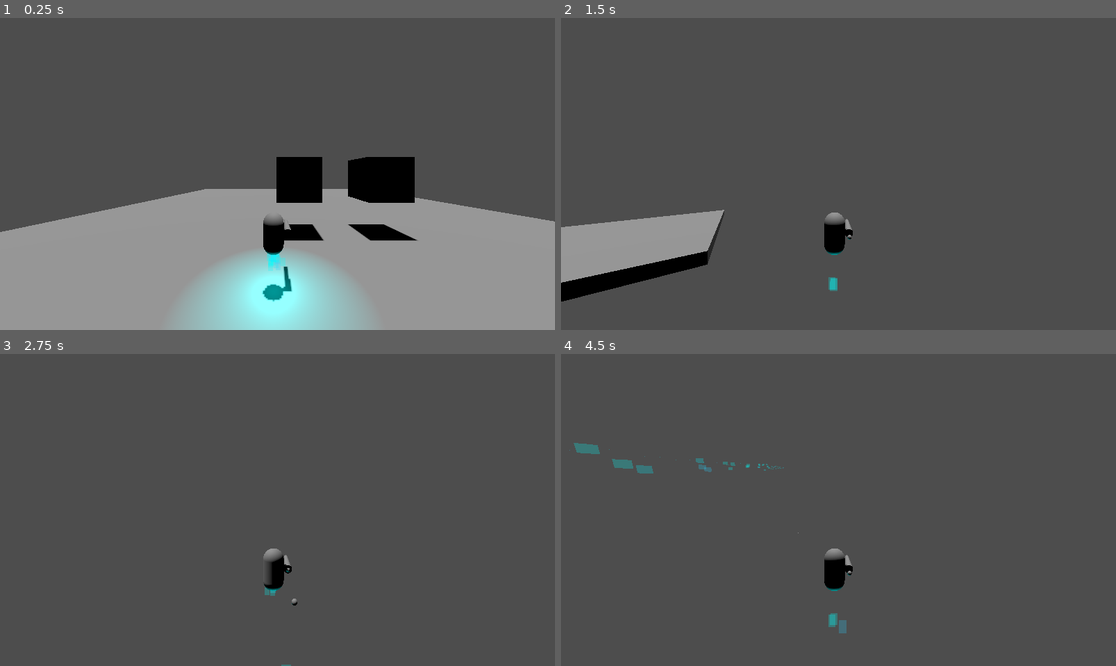
Above: before the commit, frames 1-4 (two rows, left to right).
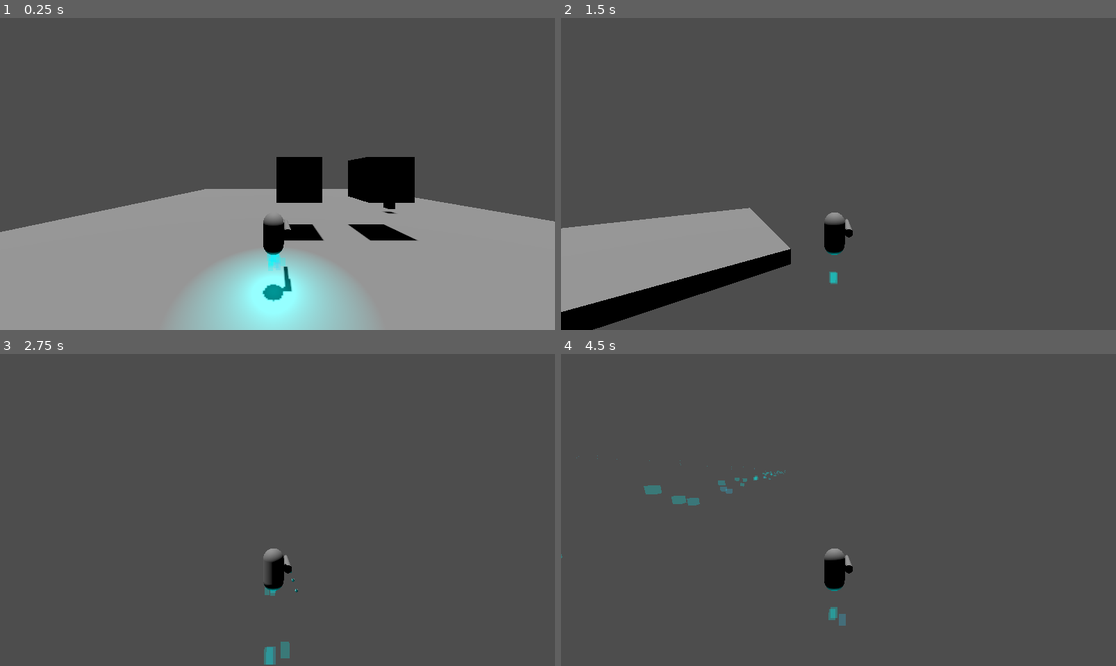
Above: after the commit, the same moments.

Repository: GameDevWeek-2023/ON_VeilBreak
Game: Godot game, scene res://Base.tscn
Two runs of this game, one before a commit and one after it. Both use one fixed random seed, a clock stepped at 60 frames per second and the inputs below.
Inputs (mouse positions are in pixels of both pictures, inside the frame that each line leads up to):
- Up to frame 1 (0.25 s): no input
- Up to frame 2 (1.5 s): move the mouse to (866, 174) at 0.52 s; press the mouse at (866, 174) at 0.53 s; hold W (move_forward) from 0.53 s (still down); move the mouse to (810, 174) at 1.27 s; release the mouse at (810, 174) at 1.28 s; click (810, 174) at 1.35 s
- Up to frame 3 (2.75 s): keep holding W (move_forward); move the mouse to (288, 503) at 2.02 s; press the mouse at (288, 503) at 2.03 s
- Up to frame 4 (4.5 s): keep holding W (move_forward); move the mouse to (832, 516) at 2.77 s; release the mouse at (832, 516) at 2.78 s; click (832, 516) at 2.85 s; move the mouse to (877, 513) at 3.52 s; press the mouse at (877, 513) at 3.53 s; move the mouse to (794, 506) at 4.27 s; release the mouse at (794, 506) at 4.28 s; click (794, 506) at 4.35 s

The runs differ from the first frame. In frame 1, less than 0.1% of the frame differs, in the area x 68-72%, y 59-63%; in frame 2, 6.9%, in the area x 0-53%, y 60-100%; in frame 3, 0.2%; in frame 4, 0.9%.

Commit message:
Minor change in movement

Diff:
--- a/Base.tscn
+++ b/Base.tscn
@@ -1,13 +1,18 @@
-[gd_scene load_steps=5 format=3 uid="uid://bk750fnnd7x02"]
+[gd_scene load_steps=8 format=3 uid="uid://bk750fnnd7x02"]
 
 [ext_resource type="PackedScene" uid="uid://b5f8vlhw2s536" path="res://player/player.tscn" id="1_dmgsb"]
 [ext_resource type="PackedScene" uid="uid://bjwci3vo6ej5y" path="res://Target.tscn" id="2_qkmbv"]
+[ext_resource type="PackedScene" uid="uid://dtq15flv2kf7n" path="res://objects/space_object.tscn" id="3_74f73"]
 
 [sub_resource type="BoxShape3D" id="BoxShape3D_j2d17"]
 size = Vector3(60, 2, 60)
 
 [sub_resource type="BoxMesh" id="BoxMesh_wylex"]
 size = Vector3(60, 2, 60)
+
+[sub_resource type="BoxMesh" id="BoxMesh_bremu"]
+
+[sub_resource type="BoxShape3D" id="BoxShape3D_23ad3"]
 
 [node name="Base" type="Node3D"]
 
@@ -35,3 +40,14 @@
 [node name="Target2" parent="." instance=ExtResource("2_qkmbv")]
 transform = Transform3D(4, 0, 0, 0, 4, 0, 0, 0, 4, 10.0647, 5.15365, 7.83223)
 freeze = true
+
+[node name="space_object2" parent="." instance=ExtResource("3_74f73")]
+transform = Transform3D(4, 0, 0, 0, 4, 0, 0, 0, 4, 16.5, 1.65022, 0.6)
+linear_velocity = Vector3(0, -1, 0)
+
+[node name="MeshInstance3D" type="MeshInstance3D" parent="space_object2"]
+mesh = SubResource("BoxMesh_bremu")
+skeleton = NodePath("../../space_object2")
+
+[node name="CollisionShape3D" type="CollisionShape3D" parent="space_object2"]
+shape = SubResource("BoxShape3D_23ad3")
--- a/player/movement.gd
+++ b/player/movement.gd
@@ -7,7 +7,7 @@
 @onready var mesh = get_parent().get_node("pivot")
 
 @export var mouse_sensitivity := 2.0
-@export var acceleration = 5;
+@export var speed = 100;
 
 var target_velocity = Vector3.ZERO
 
@@ -45,7 +45,7 @@
 	parent.rotate(parent.transform.basis.z.normalized(), roll_direction * 5 * delta);
 
 #	parent.angular_velocity = Vector3.ZERO
-	var collision = parent.move_and_collide(move_direction * acceleration);
+	var collision = parent.move_and_collide(move_direction * speed * delta);
 	if(collision):
 		var slide_movement = Geometry.project_on_plane(collision.get_remainder(), collision.get_normal());
 		parent.move_and_collide(slide_movement);
--- a/player/player.tscn
+++ b/player/player.tscn
@@ -23,8 +23,6 @@
 shape = SubResource("CapsuleShape3D_2ioct")
 
 [node name="Movement" parent="." instance=ExtResource("2_v5qm3")]
-mouse_sensitivity = 2.0
-acceleration = 2
 
 [node name="pivot" type="Node3D" parent="."]
 
